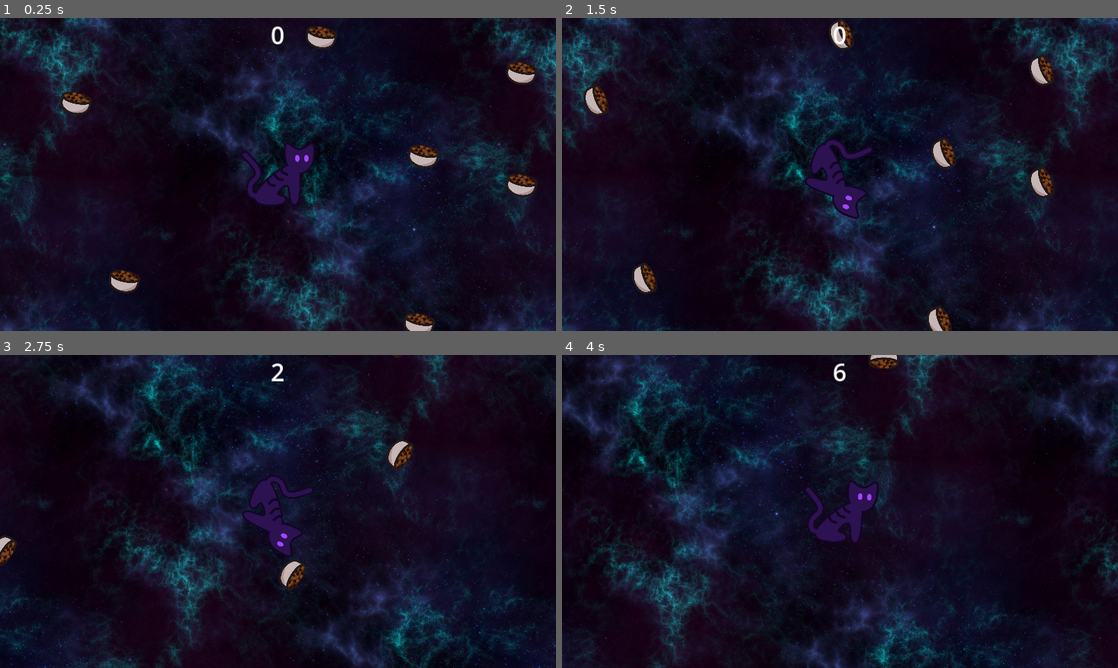
Above: before the commit, frames 1-4 (two rows, left to right).
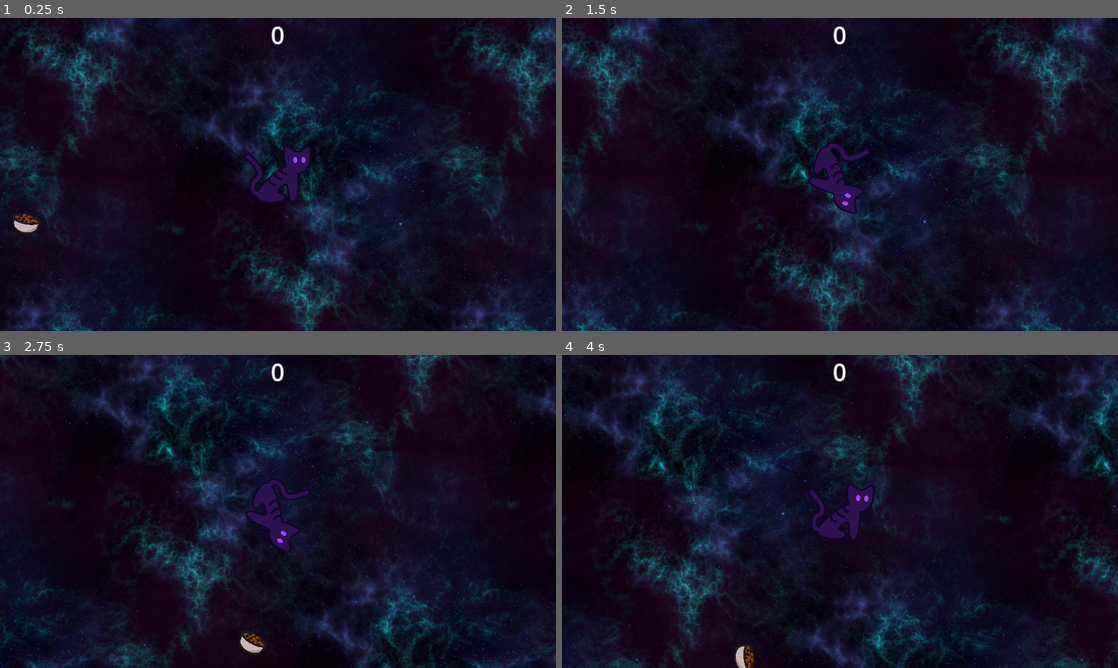
Above: after the commit, the same moments.

Repository: endercat126/cat-cereal-2
Game: Godot game, scene res://World.tscn
Two runs of this game, one before a commit and one after it. Both use one fixed random seed, a clock stepped at 60 frames per second and the inputs below.
Inputs:
- Up to frame 1 (0.25 s): no input
- Up to frame 2 (1.5 s): hold D (move_right) 0.53-1.28 s; hold S (move_down) from 1.28 s (still down)
- Up to frame 3 (2.75 s): release S (move_down) at 2.03 s; hold D (move_right) from 2.03 s (still down)
- Up to frame 4 (4 s): release D (move_right) at 2.78 s; hold W (move_up) 2.78-3.53 s; hold A (move_left) from 3.53 s (still down)

The runs differ from the first frame. In frame 1, 17% of the frame differs, in the area x 0-100%, y 0-100%; in frame 2, 16%; in frame 3, 14%; in frame 4, 17%.

Commit message:
made the food spawn

Diff:
--- /dev/null
+++ b/FoodSpawner.gd
@@ -0,0 +1,31 @@
+extends Node2D
+
+@export var food_types : Array[PackedScene]
+
+@export var max_spawn_radius := 1200.0 # idk lol just a big number
+@export var min_spawn_radius := 300.0 # nope youll have to move for it lazy kitty :/
+
+@export var max_respawn_time := 0.3 # quick
+@export var min_respawn_time := 2.0 # slow as fuck
+
+# hehe
+func _process(delta: float) -> void:
+	if $FoodTimer.is_stopped():
+		var respawn_time := randf_range(min_respawn_time, max_respawn_time)
+		$FoodTimer.wait_time = respawn_time
+
+		$FoodTimer.start() # if its stopped, fucking restart it
+		spawn_food()
+
+func spawn_food() -> void:
+
+	var spawn_angle = randf_range(0.0, PI * 2.0) # circle or something idk
+	var spawn_distance = randf_range(min_spawn_radius, max_spawn_radius) # nope not that CLOSE
+
+	# AAAAAAAA SCARY MATHS
+	var spawn_position = get_node("../Player").position + Vector2(cos(spawn_angle), sin(spawn_angle)) * spawn_distance
+
+	var chosen_food = randi_range(0, len(food_types) - 1)
+	var food = food_types[chosen_food].instantiate()
+	food.position = spawn_position
+	add_child(food) # child is food
--- a/Nodes/player.tscn
+++ b/Nodes/player.tscn
@@ -23,6 +23,7 @@
 texture = ExtResource("3_m1qgo")
 
 [node name="Camera2D" type="Camera2D" parent="."]
+zoom = Vector2(0.9, 0.9)
 
 [node name="CollisionShape2D" type="CollisionShape2D" parent="."]
 shape = SubResource("CircleShape2D_1c122")
--- a/World.tscn
+++ b/World.tscn
@@ -1,8 +1,9 @@
-[gd_scene load_steps=6 format=3 uid="uid://ejc0bhvlemmf"]
+[gd_scene load_steps=7 format=3 uid="uid://ejc0bhvlemmf"]
 
 [ext_resource type="Texture2D" uid="uid://db6kbbin2ov8i" path="res://Backgrounds/Blue Nebula/Blue Nebula 2 - 1024x1024.png" id="1_cr4lv"]
 [ext_resource type="PackedScene" uid="uid://dl5iipyl0jqka" path="res://Nodes/player.tscn" id="2_360ri"]
 [ext_resource type="PackedScene" uid="uid://dlq8cqorpijhg" path="res://Nodes/cat_cereal.tscn" id="3_00te1"]
+[ext_resource type="Script" path="res://FoodSpawner.gd" id="3_3vq1m"]
 [ext_resource type="Script" path="res://Label.gd" id="4_s6bbj"]
 
 [sub_resource type="Environment" id="Environment_6wldj"]
@@ -28,27 +29,13 @@
 [node name="Player" parent="." instance=ExtResource("2_360ri")]
 
 [node name="Food" type="Node2D" parent="."]
+script = ExtResource("3_3vq1m")
+food_types = Array[PackedScene]([ExtResource("3_00te1")])
 
-[node name="CatCereal" parent="Food" instance=ExtResource("3_00te1")]
-position = Vector2(301, -37)
-
-[node name="CatCereal2" parent="Food" instance=ExtResource("3_00te1")]
-position = Vector2(504, 23)
-
-[node name="CatCereal3" parent="Food" instance=ExtResource("3_00te1")]
-position = Vector2(504, -209)
-
-[node name="CatCereal4" parent="Food" instance=ExtResource("3_00te1")]
-position = Vector2(89, -283)
-
-[node name="CatCereal5" parent="Food" instance=ExtResource("3_00te1")]
-position = Vector2(-419, -147)
-
-[node name="CatCereal6" parent="Food" instance=ExtResource("3_00te1")]
-position = Vector2(-319, 222)
-
-[node name="CatCereal7" parent="Food" instance=ExtResource("3_00te1")]
-position = Vector2(292, 311)
+[node name="FoodTimer" type="Timer" parent="Food"]
+wait_time = 0.01
+one_shot = true
+autostart = true
 
 [node name="WorldEnvironment" type="WorldEnvironment" parent="."]
 environment = SubResource("Environment_6wldj")
